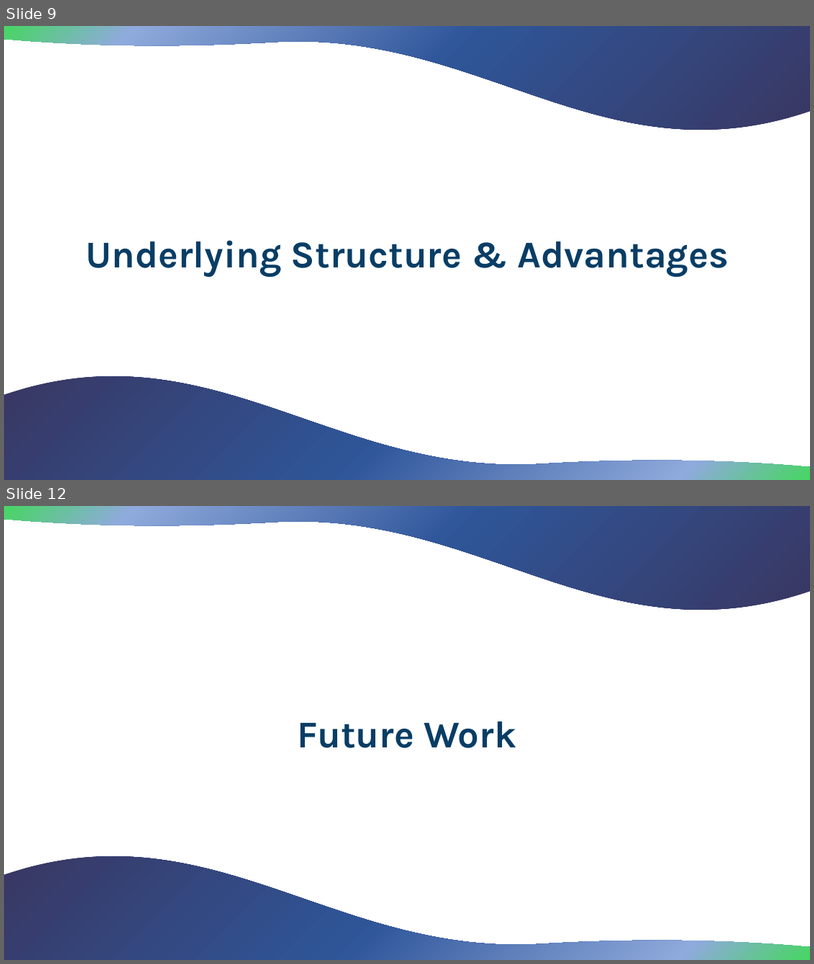
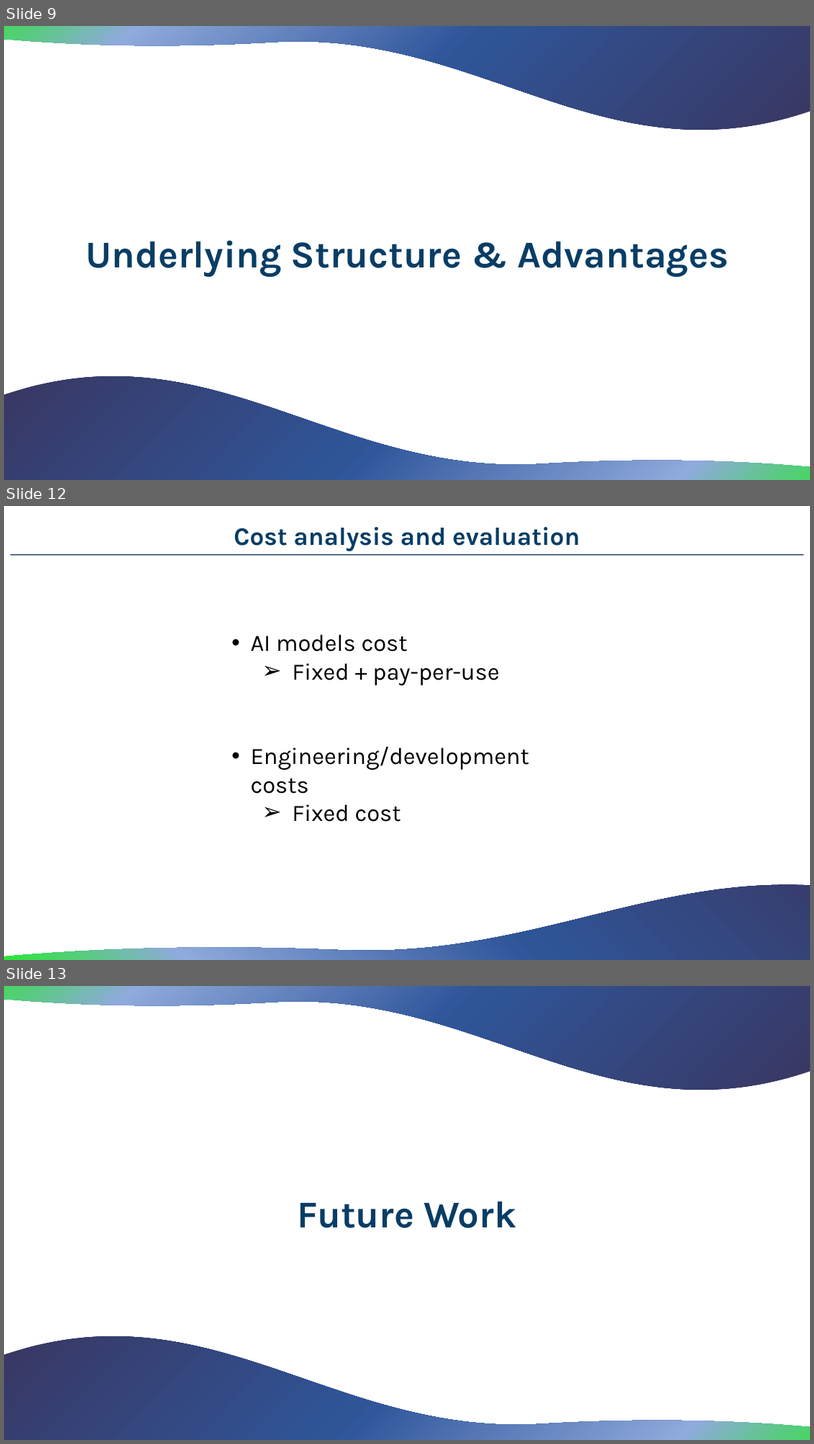
Before and after one commit to MerloSimone/HackatonUnox, a slide deck: Slides/PresentationDS.pptx. Shown one above the other, each under a label of ours: slides 9 and 12 before the commit, slides 9, 12 and 13 after it; the slides between them are not shown. The pictures are 814x964 and 814x1444 pixels, drawn with LibreOffice and Linux fonts; fonts in the diff are those of the drawing. Boxes give left, top, right and bottom in pixels: in the first picture for what was removed or moved away, otherwise in the second. Text is boxed around its words. In the diff, an @@ line names an element or a change of style, - is before the commit and + after.

```diff
--- a/Slides/PresentationDS.pptx
+++ b/Slides/PresentationDS.pptx
@@ slide 12 added at box(4, 506, 810, 960), background #FFFFFF @@
@@ text added at box(234, 527, 580, 551), 30 pt, text #083D65, bold @@
+Cost analysis and evaluation
@@ rectangle added at box(10, 554, 804, 556), fill #203864 @@
@@ text added at box(251, 634, 530, 821), 28 pt, text #000000 @@
+• AI models cost
+  ➢ Fixed + pay-per-use
+• Engineering/development costs
+  ➢ Fixed cost
@@ freeform shape added at box(4, 885, 810, 960), fill gradient #393762 to #2F5597 to #31579B to #8FAADC to #0CFA00 @@
@@ what was slide 12 is now slide 13 @@
```
Also in this commit, not shown: 3 slides changed, 1 other slide added.
